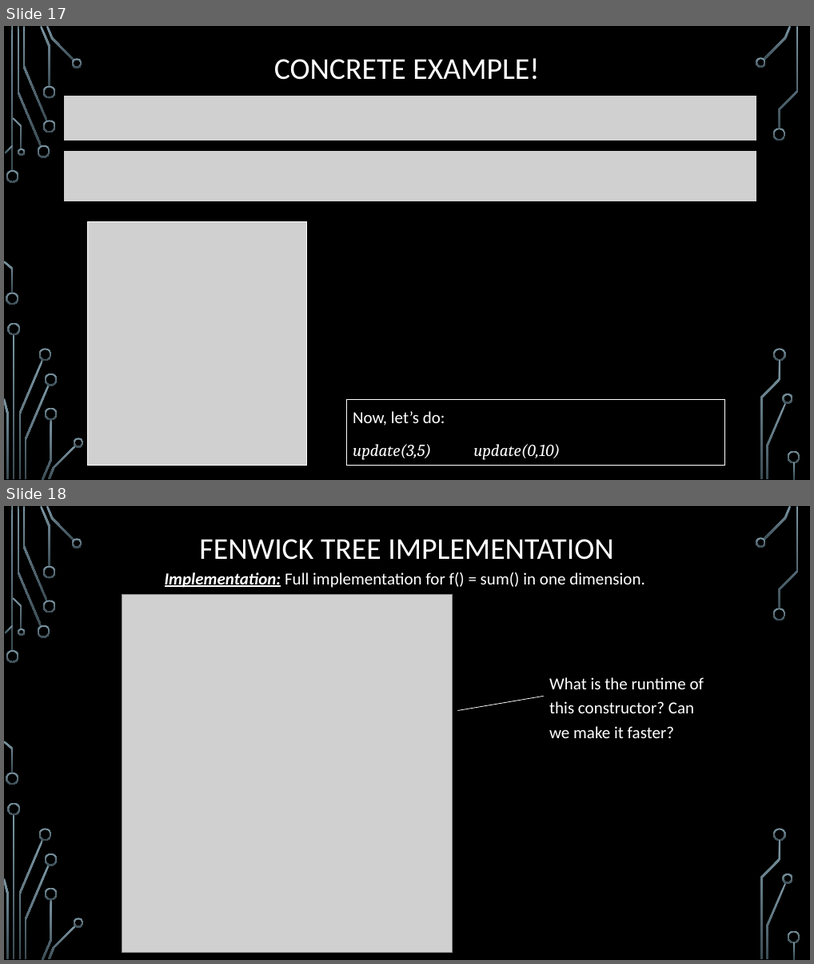
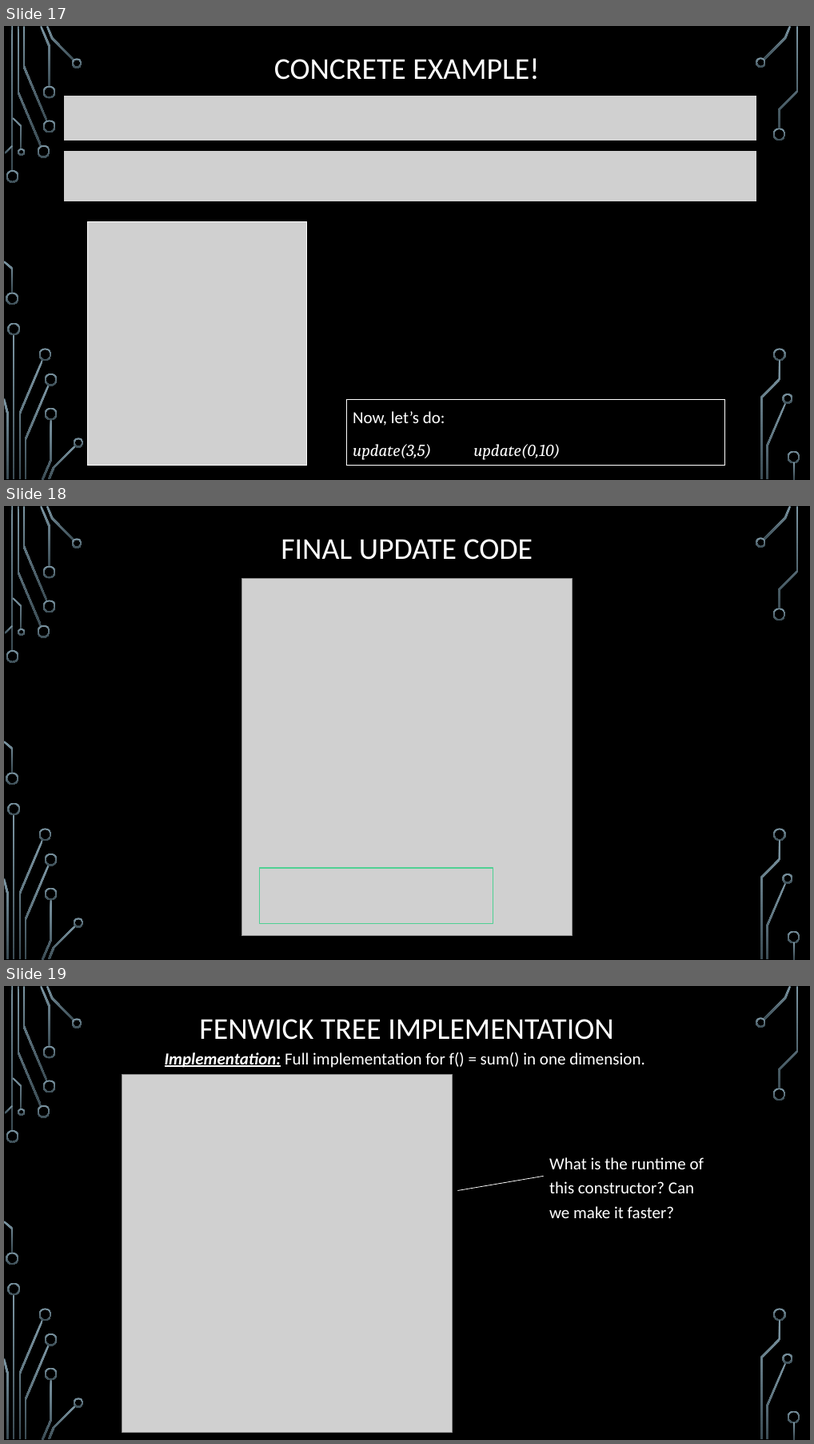
Before and after one commit to janiceeguo/advAlgo, a slide deck: slides/Trees-FenwickTrees.pptx. Shown one above the other, each under a label of ours: slides 17 and 18 before the commit, slides 17, 18 and 19 after it. The pictures are 814x964 and 814x1444 pixels, drawn with LibreOffice and Linux fonts; fonts in the diff are those of the drawing; grey boxes stand for pictures; background and template pictures are left out. Boxes give left, top, right and bottom in pixels: in the first picture for what was removed or moved away, otherwise in the second. Text is boxed around its words. In the diff, an @@ line names an element or a change of style, - is before the commit and + after.

```diff
--- a/slides/Trees-FenwickTrees.pptx
+++ b/slides/Trees-FenwickTrees.pptx
@@ slide 18 added at <box>4,506,810,960</box>, background picture (left out); not listed: 36 template elements that a slide beside it also shows @@
@@ title added at <box>281,539,534,560</box>, 36 pt, text #FFFFFF @@
+FINAL UPDATE CODE
@@ picture added at <box>242,578,573,936</box> @@
@@ rectangle added at <box>260,868,494,924</box>, outline #4FD093 1.25 pt @@
@@ what was slide 18 is now slide 19 @@
```
Also in this commit, not shown: 1 slide changed.
